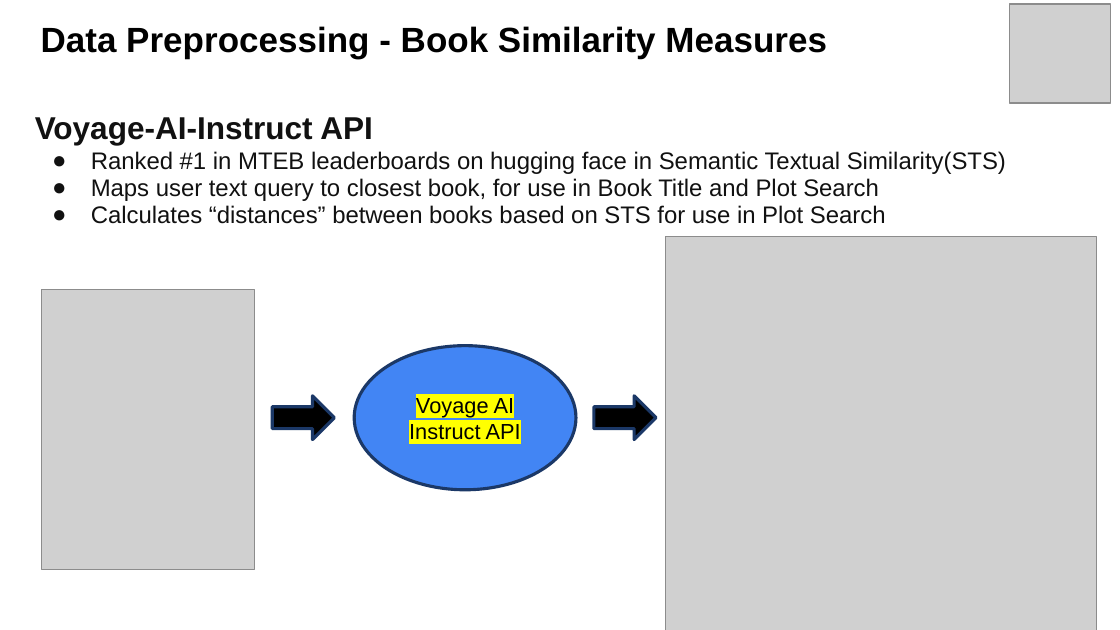
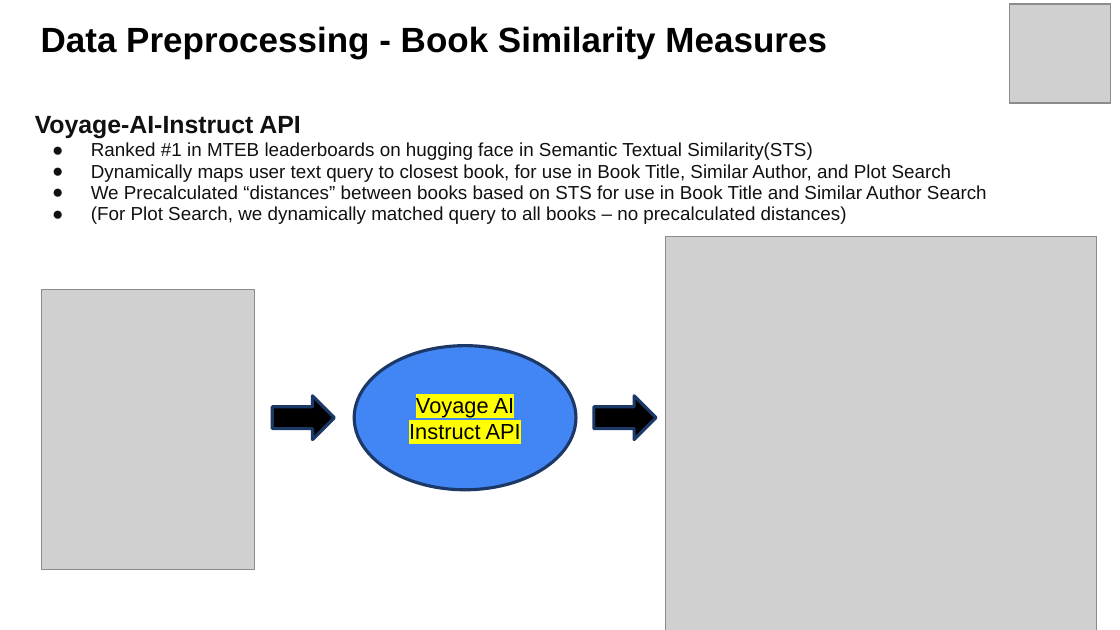
Before and after one commit to jacobp24/bookworm_rec, a slide deck: slide 6 of docs/Final_Really_Presentation.pptx. Drawn at 1120x630 pixels with LibreOffice and Linux fonts; fonts in the diff are those of the drawing; grey boxes stand for pictures. Boxes give left, top, right and bottom in pixels: in the first picture for what was removed or moved away, otherwise in the second. Text is boxed around its words. In the diff, an @@ line names an element or a change of style, - is before the commit and + after.

Commit message:
Update typos

```diff
--- a/docs/Final_Really_Presentation.pptx
+++ b/docs/Final_Really_Presentation.pptx
@@ text at <box>35,116,813,160</box>: size 20.3 to 16 pt in "Voyage-AI-Instruct API"; size 15.4 to 12.1 pt in "Ranked #1 in MTEB leaderboards on hugging ..." @@
@@ text at <box>91,164,987,224</box>: text changed; size 15.4 to 12.1 pt @@
-● Maps user text query to closest book, for use in Book Title and Plot Search
-● Calculates “distances” between books based on STS for use in Plot Search
+● Dynamically maps user text query to closest book, for use in Book Title, Similar Author, and Plot Search
+● We Precalculated “distances” between books based on STS for use in Book Title and Similar Author Search
+● (For Plot Search, we dynamically matched query to all books – no precalculated distances)
```
Also in this commit, not shown: 1 other slide changed.
